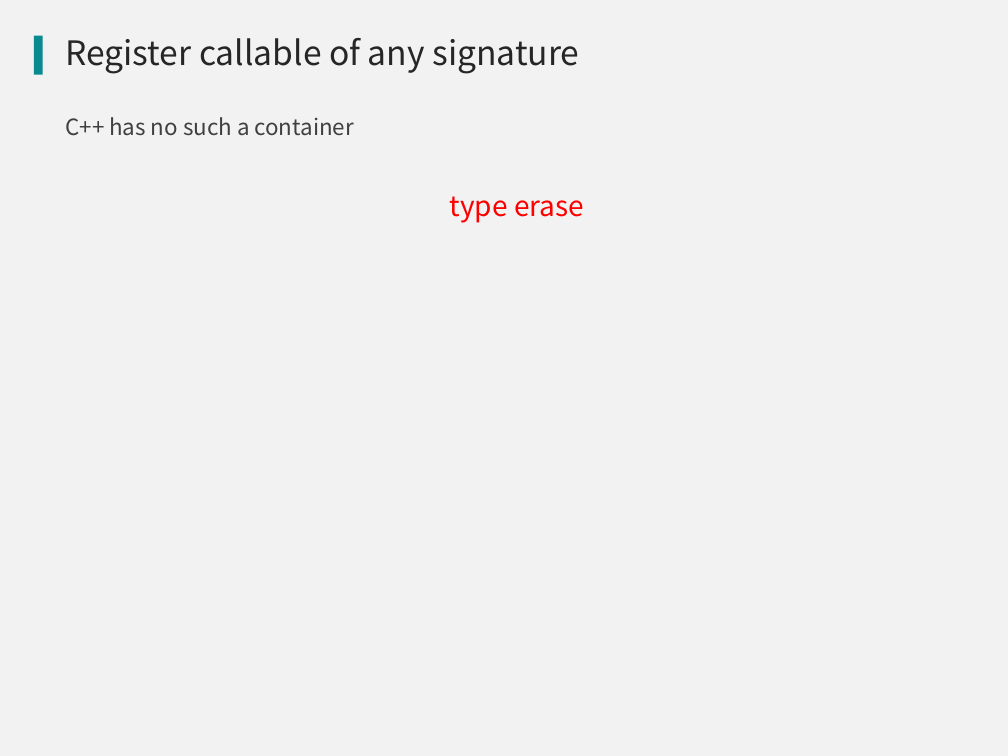
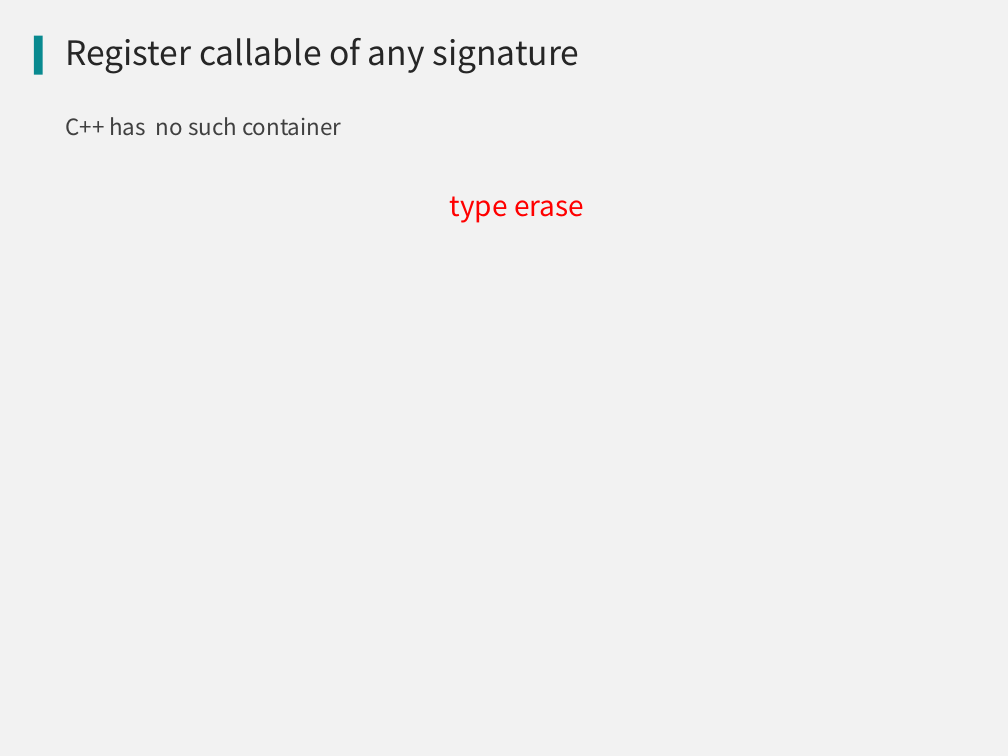
Before and after one commit to qicosmos/cppnow2017-ppt, a slide deck: slide 21 of An easy to use RPC framework implemented by c++11 and c++14 - shorter.pptx. Drawn at 1008x756 pixels with LibreOffice and Linux fonts; fonts in the diff are those of the drawing; background and template pictures are left out. Boxes give left, top, right and bottom in pixels: in the first picture for what was removed or moved away, otherwise in the second. Text is boxed around its words. In the diff, an @@ line names an element or a change of style, - is before the commit and + after.

```diff
--- a/An easy to use RPC framework implemented by c++11 and c++14 - shorter.pptx
+++ b/An easy to use RPC framework implemented by c++11 and c++14 - shorter.pptx
@@ text at box(65, 117, 341, 136): text changed @@
-C++ has no such a container
+C++ has no such container
```
Also in this commit, not shown: 6 other slides changed.
